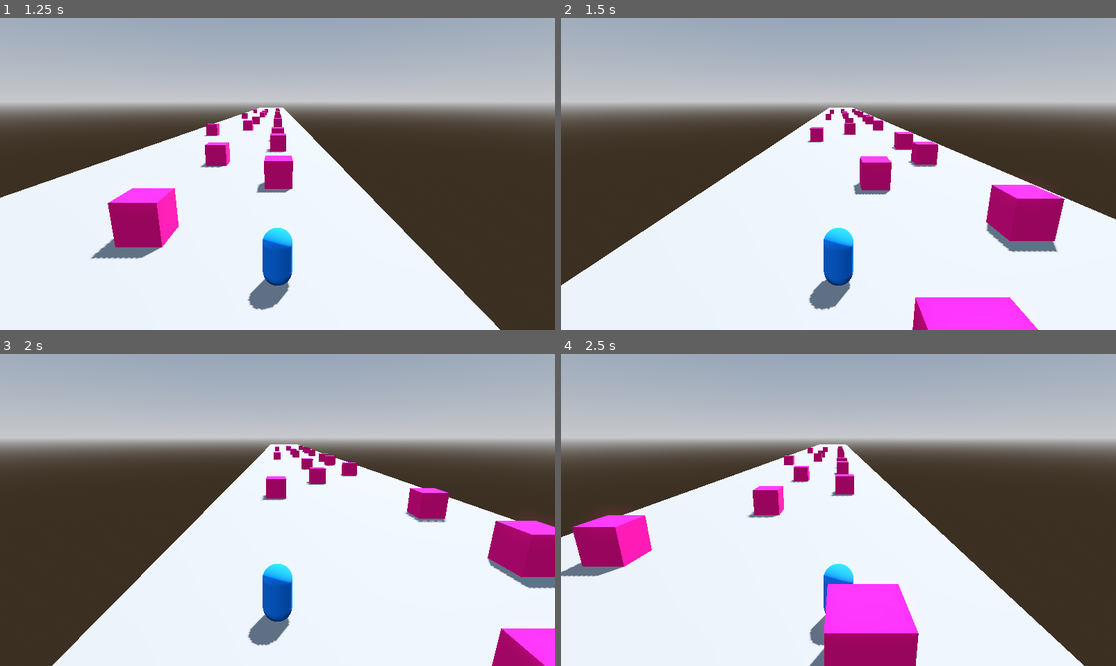
Above: before the commit, frames 1-4 (two rows, left to right).
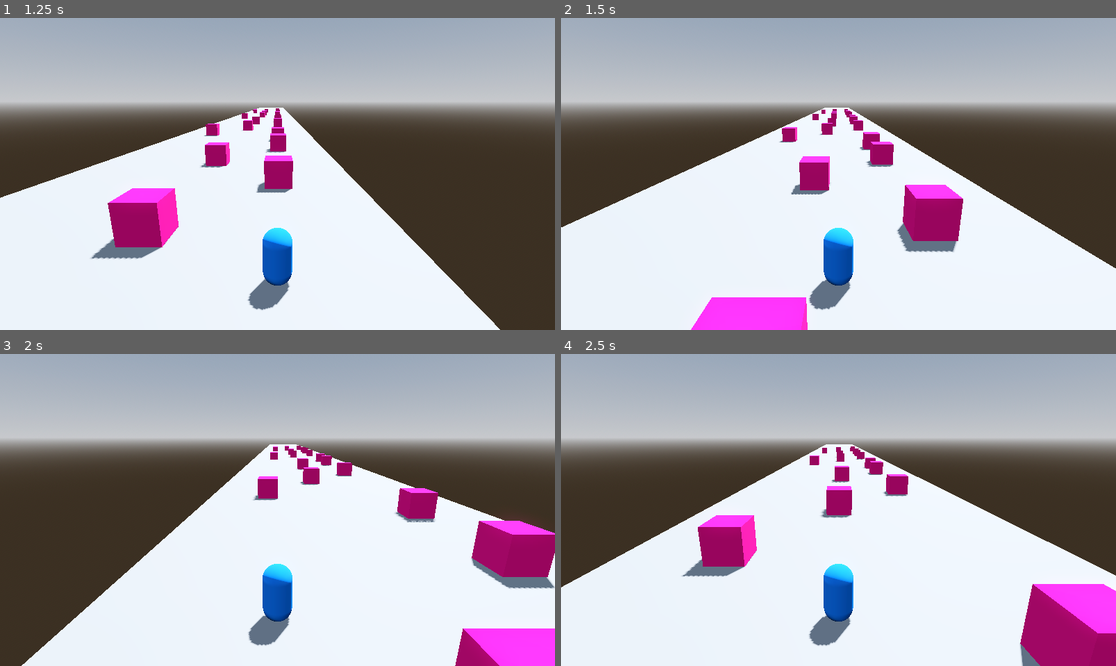
Above: after the commit, the same moments.

Repository: AyeAreEm/train-runner
Game: Godot game, scene res://test levels/demo_level.tscn
Two runs of this game, one before a commit and one after it. Both use one fixed random seed, a clock stepped at 60 frames per second and the inputs below.
Inputs:
- Up to frame 1 (1.25 s): hold D (move_right) from 0.53 s (still down)
- Up to frame 2 (1.5 s): release D (move_right) at 1.28 s; hold A (move_left) from 1.28 s (still down)
- Up to frame 3 (2 s): keep holding A (move_left)
- Up to frame 4 (2.5 s): release A (move_left) at 2.03 s; hold D (move_right) from 2.03 s (still down)

Frame 1 is identical in both runs. In frame 2, 19% of the frame differs, in the area x 0-100%, y 28-100%; in frame 3, 5.8%; in frame 4, 22%.

Commit message:
worky lerpy

Diff:
--- a/runner/runner_movement.gd
+++ b/runner/runner_movement.gd
@@ -1,6 +1,5 @@
 extends Node3D
 
-# the floor is 12 on each side, not 12 in total
 const LEFT_LANE = -6.0
 const MIDDLE_LANE = 0.0
 const RIGHT_LANE = 6.0
@@ -11,6 +10,7 @@
 @export var distance_threshold = 0
 
 var current_distance_ran = 0
+var target_position = position  # Initialize target position
 
 func _ready():
 	pass
@@ -23,24 +23,28 @@
 		speed_increase += rate_of_speed_increase
 		current_speed += speed_increase
 		position.z -= current_speed * delta
-
 	else:
 		position.z -= current_speed * delta
 
 func _process(delta):
 	handle_speed(delta)
 
-	var target_pos = position.x
+	# Determine target position based on input
 	if Input.is_action_pressed("move_left"):
-		if position.x == RIGHT_LANE:
-			target_pos = MIDDLE_LANE
+		if round(position.x) == RIGHT_LANE:
+			target_position.x = MIDDLE_LANE
+		elif round(position.x) == MIDDLE_LANE:
+			target_position.x = LEFT_LANE
 		else:
-			target_pos = LEFT_LANE
+			target_position.x = target_position.x
 
 	if Input.is_action_pressed("move_right"):
-		if position.x == LEFT_LANE:
-			target_pos = MIDDLE_LANE
+		if round(position.x) == LEFT_LANE:
+			target_position.x = MIDDLE_LANE
+		elif round(position.x) == MIDDLE_LANE:
+			target_position.x = RIGHT_LANE
 		else:
-			target_pos = RIGHT_LANE
+			target_position.x = target_position.x
 
-	position.x = lerp(position.x, target_pos, 0.1)
+	# Smoothly move towards the target position
+	position.x = lerp(position.x, target_position.x, 0.1)  # Adjust 0.1 for smoothness
